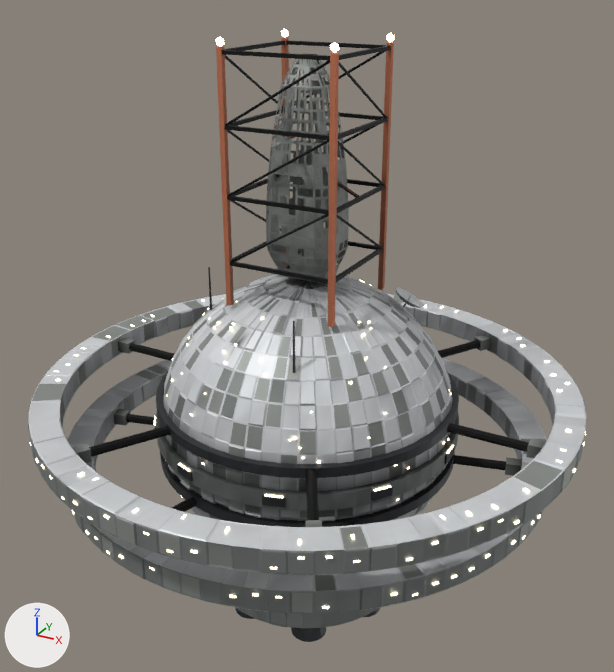
The glTF model assets/models/tycho.glb as it was, and as the next commit left it.
Camera for both pictures: a 50 mm lens placed at (0.899, -1.636, 1.036), pointed at (-0.009, 0.014, 0.211). The axes (+X, +Y, +Z) are drawn at lower left. The lights are the same throughout. The picture after the commit comes second. Vertices at exactly the same position are counted once.

The first picture shows 'body', 'ring_a', 'ring_b'.
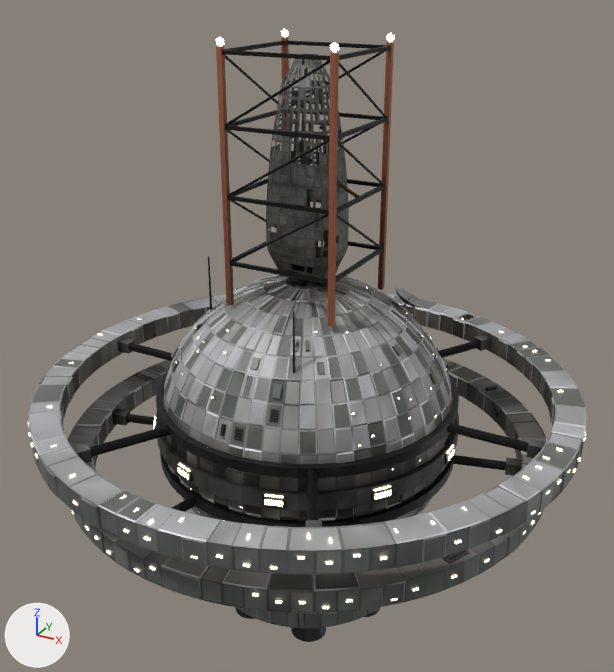
Where the newer file only moved an object's origin or applied its transform, the numbers keep the older frame.

What differs and where, as boxes (x1, y1, x2, y2) in the pictures (614 x 672 px; the box of a moved part takes in the faces that stretch with it):
'body', reshaped
    before: (154, 28, 459, 642)
    after: (153, 28, 459, 642)
part 1 of me_tycho_body, deleted
    before: (166, 280, 451, 501)
part 2 of me_tycho_body, built on
    before: (154, 37, 455, 642)
    after: (153, 37, 455, 642)
part 3 of me_tycho_body, recoloured (darker)
    both: (154, 34, 459, 628)
part 4 of me_tycho_ring_a, deleted
    before: (30, 299, 570, 563)
part 5 of me_tycho_ring_a, moved or reshaped
    both: (28, 294, 586, 575)
part 6 of me_tycho_ring_a, recoloured
    both: (29, 294, 586, 575)
part 7 of me_tycho_ring_a, recoloured
    both: (117, 452, 578, 567)
part 8 of me_tycho_ring_a, recoloured
    both: (60, 334, 562, 490)
part 9 of me_tycho_ring_a, edited (looks the same)
    both: (137, 526, 341, 573)
part 10 of me_tycho_ring_a, recoloured
    both: (72, 304, 577, 520)
part 11 of me_tycho_ring_b, deleted (mostly hidden)
    before: (85, 515, 541, 598)
part 12 of me_tycho_ring_b, moved or reshaped
    both: (68, 358, 547, 613)
part 13 of me_tycho_ring_b, recoloured
    both: (69, 361, 547, 613)
part 14 of me_tycho_ring_b, recoloured
    both: (103, 509, 544, 604)
part 15 of me_tycho_ring_b, recoloured
    both: (162, 375, 546, 579)
part 16 of me_tycho_ring_b, recoloured
    both: (75, 512, 479, 603)
part 17 of me_tycho_ring_b, recoloured
    both: (98, 366, 521, 590)

Edits to the bpy script that builds the scene:
```text
Add mat_steel:
    mat_steel = bpy.data.materials.new('steel')
    # nodes: BsdfPrincipled, Mix, OutputMaterial, VertexColor
    # colours: light grey #bcc4cb, mixed with the vertex colours
Add mat_black:
    mat_black = bpy.data.materials.new('black')
    # nodes: BsdfPrincipled, Mix, OutputMaterial, VertexColor
    # colours: black #292b2f, mixed with the vertex colours
Change me_tycho_body:
    remove me_tycho_body.from_pydata(...)  # 14372 vertices, 27234 faces; spans x -0.376..0.376, y -0.372..0.372, z -0.555..0.9
    add me_tycho_body.from_pydata(...)  # 17302 vertices, 31083 faces; spans x -0.378..0.378, y -0.372..0.372, z -0.555..0.9
    me_tycho_body part 1: 149 loose pieces with 1192 vertices, spanning x -0.362..0.363, y -0.358..0.359, z -0.33..0.331, are deleted
    me_tycho_body part 2: 16 vertices moved within x -0.269..0.269, y -0.214..0.125, z -0.457..0.857; 2699 vertices removed from x -0.376..0.376, y -0.364..0.364, z -0.525..0.894; 6821 vertices added at x -0.378..0.378, y -0.365..0.365, z -0.525..0.894
    me_tycho_body part 3: 13603 kept faces spanning x -0.376..0.376, y -0.372..0.372, z -0.555..0.9 get new vertex colours
    add me_tycho_body.materials.append(mat_black)
    add me_tycho_body.materials.append(mat_steel)
Change me_tycho_ring_a:
    remove me_tycho_ring_a.from_pydata(...)  # 2540 vertices, 4624 faces; spans x -0.656..0.656, y -0.657..0.657, z 0.041..0.099
    add me_tycho_ring_a.from_pydata(...)  # 2690 vertices, 4856 faces; spans x -0.656..0.656, y -0.656..0.656, z 0.021..0.101
    me_tycho_ring_a part 4: 58 loose pieces with 464 vertices, spanning x -0.653..0.635, y -0.656..0.631, z 0.056..0.099, are deleted
    me_tycho_ring_a part 5: 687 vertices moved from x -0.654..0.654, y -0.657..0.657, z 0.041..0.099 to x -0.652..0.654, y -0.654..0.656, z 0.041..0.099; 295 vertices removed from x -0.651..0.644, y -0.651..0.651, z 0.041..0.099; 909 vertices added at x -0.656..0.653, y -0.656..0.651, z 0.021..0.101
    me_tycho_ring_a part 6: 2431 kept faces spanning x -0.656..0.656, y -0.654..0.656, z 0.041..0.099 get new vertex colours
    me_tycho_ring_a part 7: 26 faces spanning x -0.652..0.654, y -0.654..0.654, z 0.047..0.093 switch from mat_hull to mat_hull2
    me_tycho_ring_a part 8: 36 faces spanning x -0.586..0.651, y -0.571..0.584, z 0.044..0.096 switch from mat_hull to mat_pale
    me_tycho_ring_a part 9: 32 faces spanning x -0.538..0.652, y -0.654..0.654, z 0.047..0.093 switch from mat_hull2 to mat_hull
    me_tycho_ring_a part 10: 40 faces spanning x -0.651..0.651, y -0.651..0.579, z 0.042..0.098 switch from mat_pale to mat_hull
    other edits to the shape of me_tycho_ring_a do not show in these pictures
    add me_tycho_ring_a.materials.append(mat_dark)
    add me_tycho_ring_a.materials.append(mat_black)
Change me_tycho_ring_b:
    remove me_tycho_ring_b.from_pydata(...)  # 2546 vertices, 4636 faces; spans x -0.596..0.596, y -0.596..0.597, z -0.099..-0.041
    add me_tycho_ring_b.from_pydata(...)  # 2710 vertices, 4888 faces; spans x -0.596..0.596, y -0.596..0.596, z -0.104..-0.033
    me_tycho_ring_b part 11: 61 loose pieces with 488 vertices, spanning x -0.596..0.596, y -0.593..0.578, z -0.099..-0.056, are deleted
    me_tycho_ring_b part 12: 664 vertices moved from x -0.594..0.592, y -0.596..0.597, z -0.099..-0.041 to x -0.596..0.593, y -0.596..0.594, z -0.099..-0.041; 304 vertices removed from x -0.591..0.591, y -0.591..0.591, z -0.099..-0.041; 956 vertices added at x -0.596..0.596, y -0.593..0.591, z -0.104..-0.033
    me_tycho_ring_b part 13: 2428 kept faces spanning x -0.596..0.594, y -0.596..0.594, z -0.099..-0.041 get new vertex colours
    me_tycho_ring_b part 14: 30 faces spanning x -0.594..0.594, y -0.596..0.567, z -0.093..-0.047 switch from mat_hull to mat_hull2
    me_tycho_ring_b part 15: 42 faces spanning x -0.52..0.564, y -0.524..0.512, z -0.098..-0.042 switch from mat_hull to mat_pale
    me_tycho_ring_b part 16: 32 faces spanning x -0.489..0.587, y -0.59..0.594, z -0.093..-0.047 switch from mat_hull2 to mat_hull
    me_tycho_ring_b part 17: 56 faces spanning x -0.549..0.584, y -0.584..0.575, z -0.099..-0.042 switch from mat_pale to mat_hull
    other edits to the shape of me_tycho_ring_b do not show in these pictures
    add me_tycho_ring_b.materials.append(mat_dark)
    add me_tycho_ring_b.materials.append(mat_black)
    add me_tycho_ring_b.materials.append(mat_steel)
```
